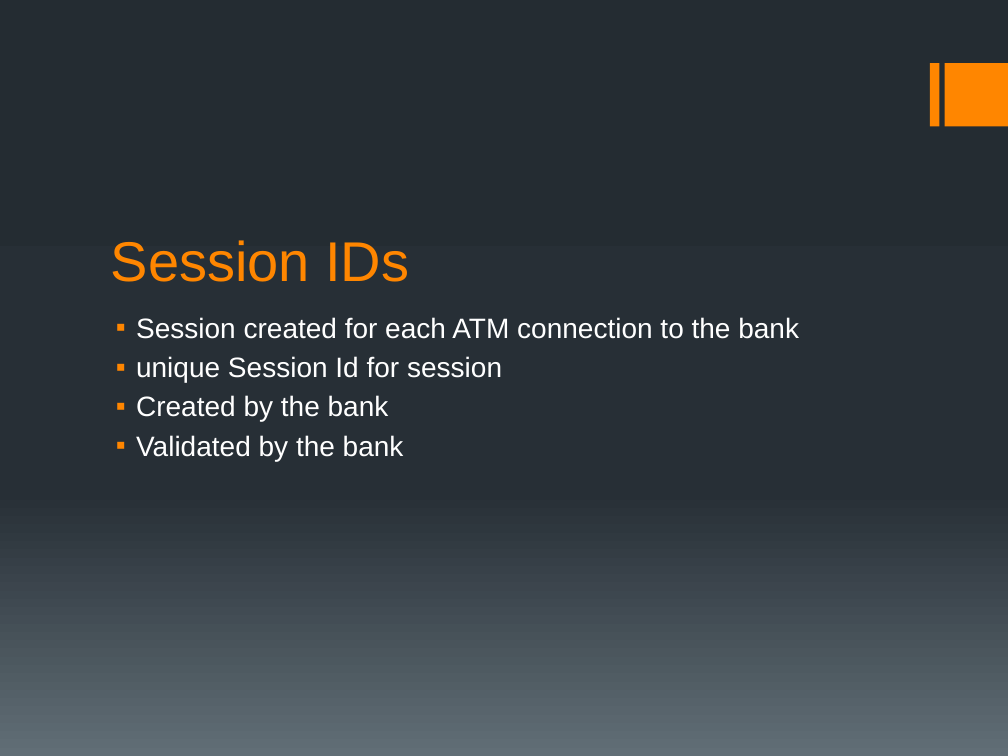
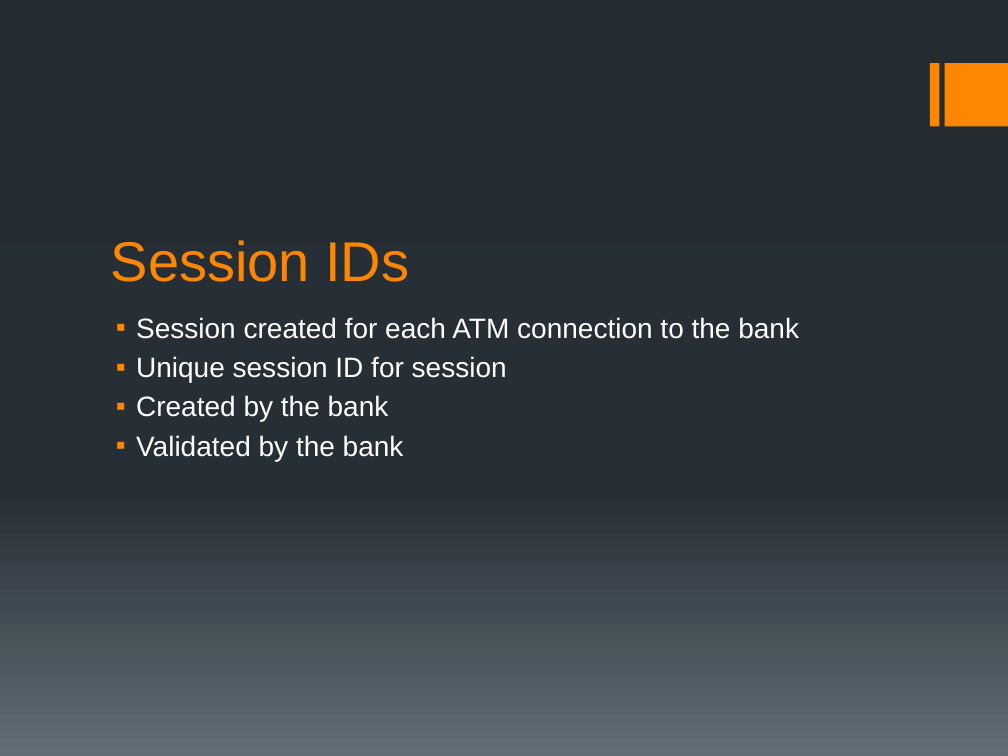
Before and after one commit to avr6130/ATM-BANK, a slide deck: slide 19 of deliverables/G2 Bank and ATM System.pptx. Drawn at 1008x756 pixels with LibreOffice and Linux fonts; fonts in the diff are those of the drawing. Boxes give left, top, right and bottom in pixels: in the first picture for what was removed or moved away, otherwise in the second. Text is boxed around its words. In the diff, an @@ line names an element or a change of style, - is before the commit and + after.

```diff
--- a/deliverables/G2 Bank and ATM System.pptx
+++ b/deliverables/G2 Bank and ATM System.pptx
@@ text at (136,356,507,382): text changed @@
-▪ unique Session Id for session
+▪ Unique session ID for session
```
Also in this commit, not shown: 4 other slides changed, 1 slide removed, 1 other file.
